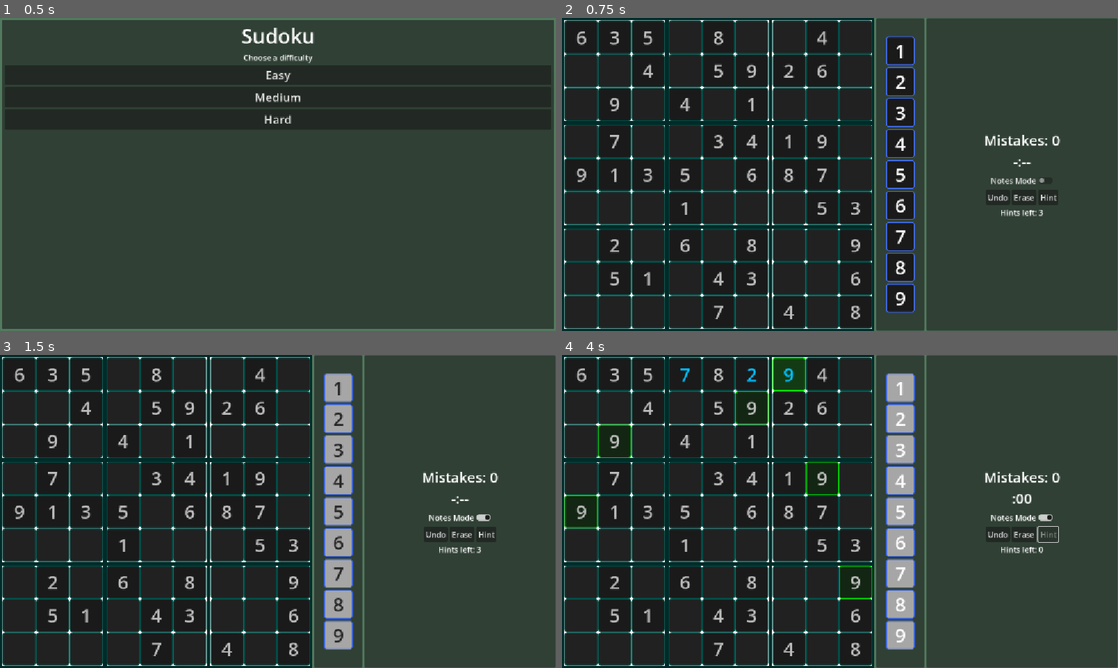
Above: before the commit, frames 1-4 (two rows, left to right).
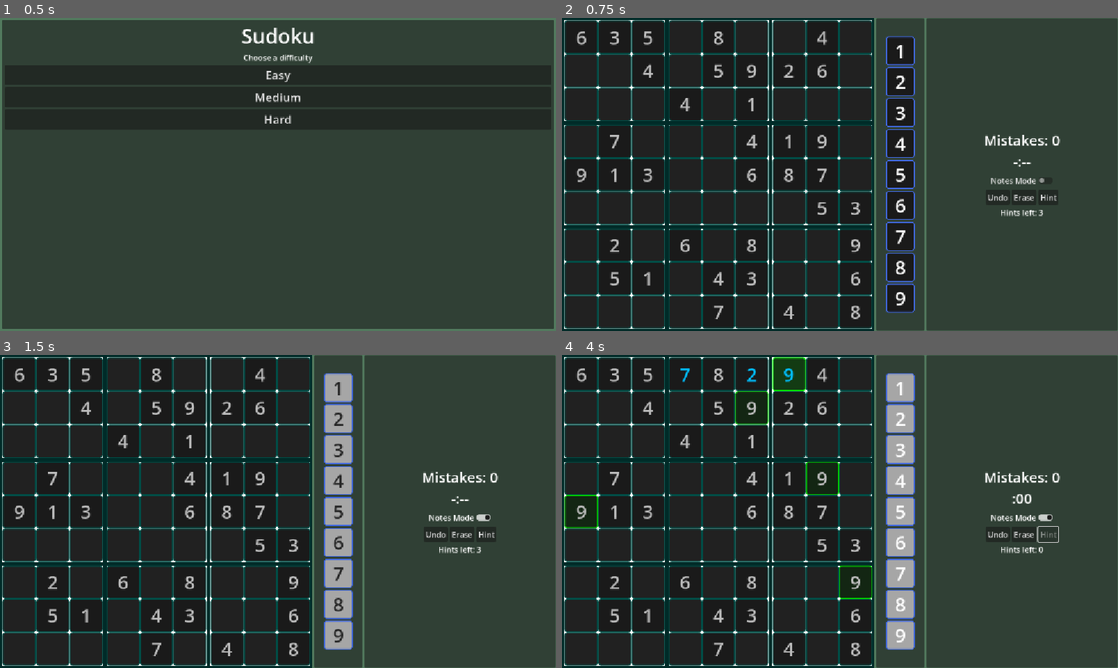
Above: after the commit, the same moments.

Repository: ignacio-w/sudoku
Game: Godot game, scene res://scenes/ui/main_menu.tscn
Same seed, same stepped clock (60 frames per second), same inputs: the game is played once before the commit and once after it.
Inputs (mouse positions are in pixels of both pictures, inside the frame that each line leads up to):
- Up to frame 1 (0.5 s): no input
- Up to frame 2 (0.75 s): click "Easy" at 0.5 s
- Up to frame 3 (1.5 s): click "Notes Mode" at 1.25 s
- Up to frame 4 (4 s): click "Undo" at 2 s; click "Hint" at 2.75 s; tap Enter at 3.5 s; move the mouse to (578, 373) at 3.52 s; hold Right (ui_right) from 3.53 s (still down); click (578, 373) at 3.67 s; tap Space (ui_select) at 3.77 s

Frame 1 is identical in both runs. In frame 2, 0.2% of the frame differs, in the area x 8-29%, y 25-63%; in frame 3, 0.2%; in frame 4, 0.3%, in the area x 6-29%, y 22-63%.

Commit message:
Implemented difficulty rater
Implemented difficulty rater to iteratively apply solving techniques and return the highest technique tier used (or UNSOLVABLE_LOGICALLY). Also updated generate() with difficulty rater.

Diff:
--- a/scripts/sudoku/sudoku_difficulty_rater.gd
+++ b/scripts/sudoku/sudoku_difficulty_rater.gd
@@ -6,6 +6,9 @@
 exist without guessing?
 
 """
+# TODO: Implement more techniques and tiers of difficulty to distinguish
+# - Better account for density of techniques available Ex. at least 2-3
+# singles were simultaneously findable at every step
 
 enum Tier {
 	SINGLES, # naked singles, hidden singles
@@ -29,7 +32,28 @@
 ## the implemented technqiues. This does not modify the board passed in.
 ## TODO: Add implementation
 func rate(board: Array[Array]) -> Tier:
-	return 0 as Tier
+	var working_board := board.duplicate(true)
+	var highest_tier_used := Tier.SINGLES
+
+	while not _is_solved(working_board):
+		var progress := false
+
+		# Try each technique, easiest to hardest, every time progress is made.
+		for technique in _techniques:
+			var tier: Tier = _techniques[technique]
+
+			# All techniques return true/false; true == technique successful
+			if technique.call(working_board):
+				highest_tier_used = max(highest_tier_used, tier)
+				progress = true
+				break
+		# After trying every technique, if no technique was successful,
+		# progress was not made in solving the board and it is unsolvable
+		# using currently implemented logical techniques
+		if not progress:
+			return Tier.UNSOLVABLE_LOGICALLY
+
+	return highest_tier_used
 
 
 ## Attempts to input one number into the board by finding a naked single.
--- a/scripts/sudoku/sudoku_generator.gd
+++ b/scripts/sudoku/sudoku_generator.gd
@@ -3,10 +3,38 @@
 enum Difficulty {EASY, MEDIUM, HARD}
 
 var solver: SudokuSolver
+var rater: SudokuDifficultyRater
 
 
 func _init() -> void:
 	solver = SudokuSolver.new()
+	rater = SudokuDifficultyRater.new()
+
+
+## Returns maximum technique tier for specified difficulty
+## TODO: Implement more tiers of difficulty for different difficlties
+func _max_tier_for(difficulty: Difficulty) -> SudokuDifficultyRater.Tier:
+	match difficulty:
+		Difficulty.EASY:
+			return SudokuDifficultyRater.Tier.SINGLES
+		Difficulty.MEDIUM:
+			return SudokuDifficultyRater.Tier.SINGLES
+		Difficulty.HARD:
+			return SudokuDifficultyRater.Tier.SINGLES
+	return SudokuDifficultyRater.Tier.SINGLES
+
+
+## Returns the minimum number of clues required for a board to have for this
+## specified difficulty
+func _min_clues_for(difficulty: Difficulty) -> int:
+	match difficulty:
+		Difficulty.EASY:
+			return 36
+		Difficulty.MEDIUM:
+			return 30
+		Difficulty.HARD:
+			return 25
+	return 30
 
 
 ## Creates and returns a Sudoku puzzle with a given difficulty.
@@ -23,7 +51,7 @@
 		for col in range(9):
 			puzzle.notes_board[row][col] = [] as Array[int]
 
-	# Create an empty board
+	# Create empty player board
 	var board: Array[Array] = []
 	board.resize(9)
 	for row in range(9):
@@ -43,35 +71,33 @@
 			cells.append(Vector2i(row_i, col_i))
 	cells.shuffle()
 
-	# TODO: Determine number of clues to give; add difficulty options
-	# Make difficulty algorithm more complex; make algorithm more accurately
-	# reflect puzzle difficulty as opposed to just based on # of clues
-	var target_clues: int
-	match difficulty:
-		Difficulty.EASY:
-			target_clues = randi_range(36, 46)
-		Difficulty.MEDIUM:
-			target_clues = randi_range(30, 35)
-		Difficulty.HARD:
-			target_clues = randi_range(25, 29)
+	# Remove cells till target # of clues is hit or max # of cells have been removed
+	var max_tier := _max_tier_for(difficulty)
+	var min_clues := _min_clues_for(difficulty)
+	var clues := 81
 
-	# Remove cells till target # of clues is hit or max # of cells have been removed
-	var clues := 81
 	for cell in cells:
-		if clues <= target_clues:
-			break
-
 		var row = cell.x
 		var col = cell.y
 		var solution_value = board[row][col]
 
+		# Stop removing clues when min clues has been reached, regardless of
+		# technique tier
+		if clues <= min_clues:
+			break
 		board[row][col] = 0
 
-		# Check # of solutions; if only one unique solution, we can safely remove clue
+		# Check #1: Can't remove clue if solution count is not 1
 		if solver.count_solutions(board) != 1:
 			board[row][col] = solution_value
-		else:
-			clues -= 1
+			continue
+
+		# Check #2: Technique difficulty mustn't exceed max for this difficulty
+		if rater.rate(board) > max_tier:
+			board[row][col] = solution_value
+			continue
+
+		clues -= 1
 
 	print("Level ", str(difficulty), " board generated with ", str(clues), " clues.")
 	puzzle.player_board = board
